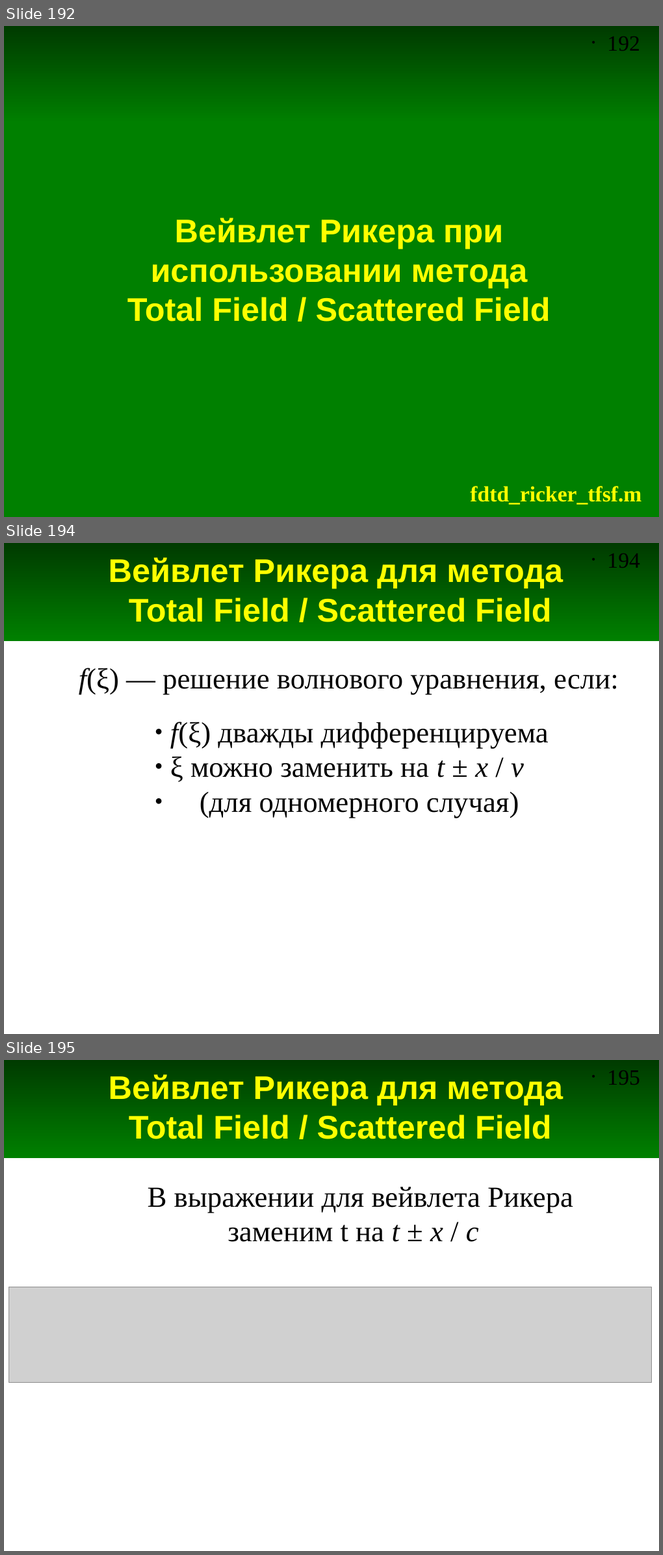
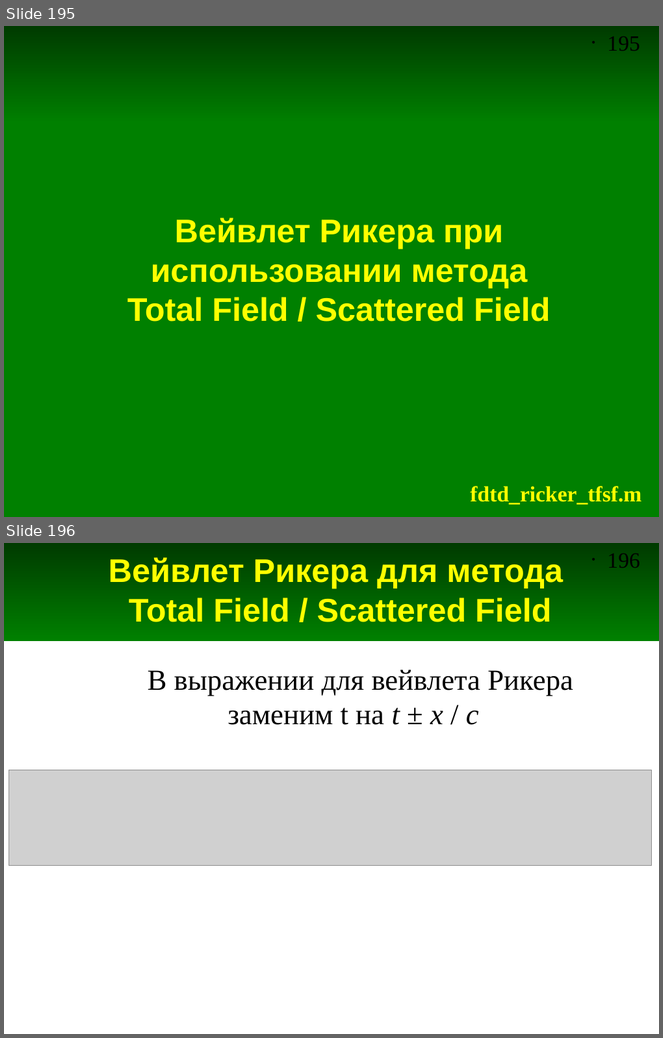
Before and after one commit to andris0147sv/modelling, a slide deck: presentations/2. FDTD.odp. Shown one above the other, each under a label of ours: slides 192, 194 and 195 before the commit, slides 195 and 196 after it; the slides between them are not shown. The pictures are 663x1555 and 663x1038 pixels, drawn with LibreOffice and Linux fonts; fonts in the diff are those of the drawing; grey boxes stand for pictures. Boxes give left, top, right and bottom in pixels: in the first picture for what was removed or moved away, otherwise in the second. Text is boxed around its words. In the diff, an @@ line names an element or a change of style, - is before the commit and + after.

```diff
--- a/presentations/2. FDTD.odp
+++ b/presentations/2. FDTD.odp
@@ slide 194 removed at [4, 543, 659, 1034], background #FFFFFF; not listed: 2 template elements that a slide beside it also shows @@
@@ title removed at [109, 557, 563, 622] @@
-Вейвлет Рикера для метода
-Total Field / Scattered Field
@@ text removed at [79, 668, 619, 694] @@
-f(ξ) — решение волнового уравнения, если:
@@ text removed at [170, 722, 549, 819] @@
-● f(ξ) дважды дифференцируема
-● ξ можно заменить на t ± x / v
-● (для одномерного случая)
@@ what was slide 192 is now slide 195 @@
@@ page number at [607, 36, 640, 51]: text changed @@
-• 192
+• 195
@@ what was slide 195 is now slide 196 @@
@@ page number at [607, 553, 640, 568]: text changed @@
-• 195
+• 196
```
Also in this commit, not shown: 9 slides changed, 4 slides added, 2 other slides removed, 8 other files.
